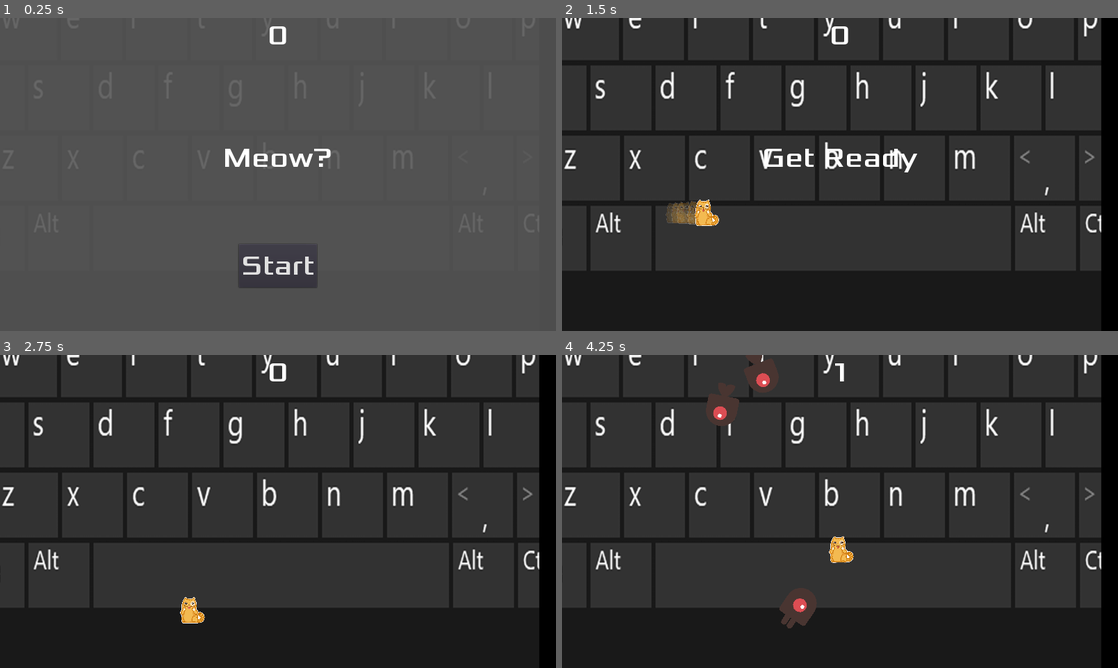
Above: before the commit, frames 1-4 (two rows, left to right).
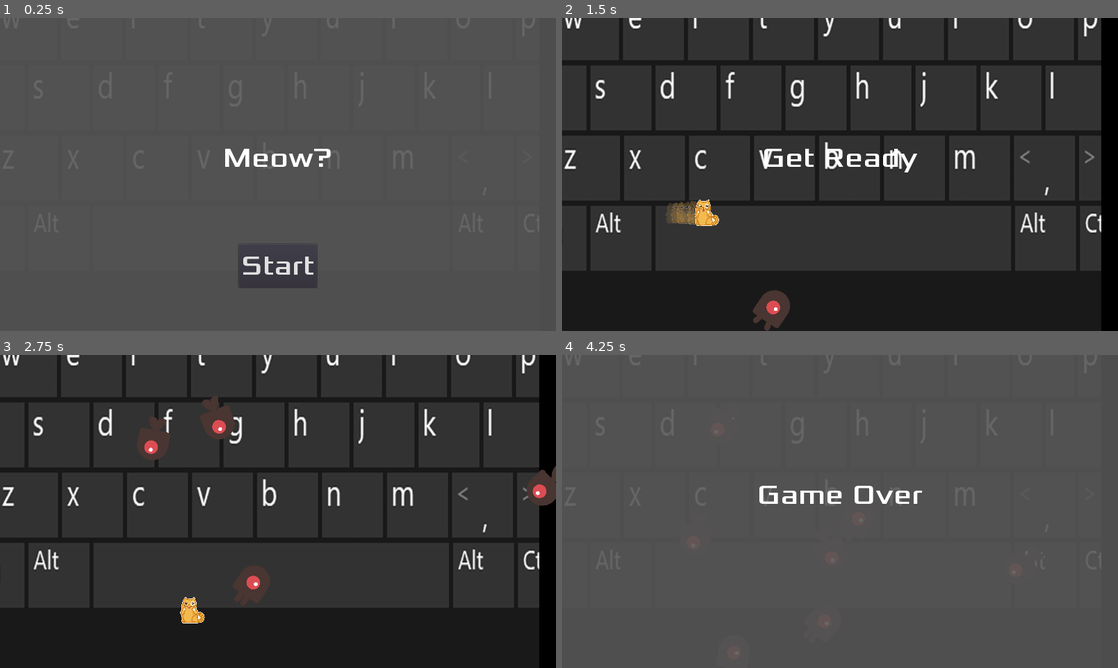
Above: after the commit, the same moments.

Repository: gameraccoon/ludum-dare-54-v2
Game: Godot game, scene res://Main.tscn
Same seed, same stepped clock (60 frames per second), same inputs: the game is played once before the commit and once after it.
Inputs (mouse positions are in pixels of both pictures, inside the frame that each line leads up to):
- Up to frame 1 (0.25 s): no input
- Up to frame 2 (1.5 s): click "Start" at 0.5 s; tap Enter (start_game) at 1.25 s; move the mouse to (962, 158) at 1.27 s; hold Right (move_right) from 1.28 s (still down); hold Shift (Dash) from 1.28 s (still down); click (962, 158) at 1.42 s
- Up to frame 3 (2.75 s): move the mouse to (166, 527) at 2.02 s; release Right (move_right) at 2.03 s; release Shift (Dash) at 2.03 s; hold Down (move_down) from 2.03 s (still down); tap Enter (start_game) at 2.1 s
- Up to frame 4 (4.25 s): move the mouse to (895, 442) at 2.77 s; release Down (move_down) at 2.78 s; hold Right (move_right) 2.78-3.53 s; hold Shift (Dash) 2.78-3.53 s; move the mouse to (812, 574) at 3.52 s; hold Up (move_up) from 3.53 s (still down); tap Enter (start_game) at 3.6 s; click (812, 574) at 3.67 s

The runs differ from the first frame. In frame 1, 0.1% of the frame differs, in the area x 48-52%, y 2-9%; in frame 2, 0.7%; in frame 3, 1.0%; in frame 4, 99%, in the area x 0-100%, y 0-100%.

Commit message:
Remove timer at the top of the screen

Diff:
--- a/HUD.gd
+++ b/HUD.gd
@@ -18,10 +18,6 @@
 	$StartButton.show()
 
 
-func update_score(score):
-	$ScoreLabel.text = str(score)
-
-
 func _on_StartButton_pressed():
 	$StartButton.hide()
 	emit_signal("start_game")
--- a/HUD.tscn
+++ b/HUD.tscn
@@ -19,13 +19,6 @@
 
 [node name="HUD" type="CanvasLayer"]
 script = ExtResource( 1 )
-
-[node name="ScoreLabel" type="Label" parent="."]
-anchor_right = 1.0
-margin_bottom = 78.0
-custom_fonts/font = SubResource( 1 )
-text = "0"
-align = 1
 
 [node name="MessageLabel" type="Label" parent="."]
 anchor_top = 0.5
--- a/Main.gd
+++ b/Main.gd
@@ -21,7 +21,6 @@
 		return
 
 	$Player.hide() # Player disappears after being hit.
-	$ScoreTimer.stop()
 	$MobTimer.stop()
 	$HUD.show_game_over()
 	$Music.stop()
@@ -36,7 +35,6 @@
 	$Player.end_limit = $MovementLimits.get_end()
 	$Player.start($StartPosition.position)
 	$StartTimer.start()
-	$HUD.update_score(score)
 	$HUD.show_message("Get Ready")
 	$ColorRect.hide()
 	time = 0.0
@@ -69,14 +67,8 @@
 	$Enemies.add_child(mob)
 
 
-func _on_ScoreTimer_timeout():
-	score += 1
-	$HUD.update_score(score)
-
-
 func _on_StartTimer_timeout():
 	$MobTimer.start()
-	$ScoreTimer.start()
 
 
 func _process(delta):
--- a/Main.tscn
+++ b/Main.tscn
@@ -32,10 +32,8 @@
 [node name="MobTimer" type="Timer" parent="."]
 wait_time = 0.5
 
-[node name="ScoreTimer" type="Timer" parent="."]
-
 [node name="StartTimer" type="Timer" parent="."]
-wait_time = 2.0
+wait_time = 0.001
 one_shot = true
 
 [node name="StartPosition" type="Position2D" parent="."]
@@ -63,6 +61,5 @@
 
 [connection signal="hit" from="Player" to="." method="game_over"]
 [connection signal="timeout" from="MobTimer" to="." method="_on_MobTimer_timeout"]
-[connection signal="timeout" from="ScoreTimer" to="." method="_on_ScoreTimer_timeout"]
 [connection signal="timeout" from="StartTimer" to="." method="_on_StartTimer_timeout"]
 [connection signal="start_game" from="HUD" to="." method="new_game"]
